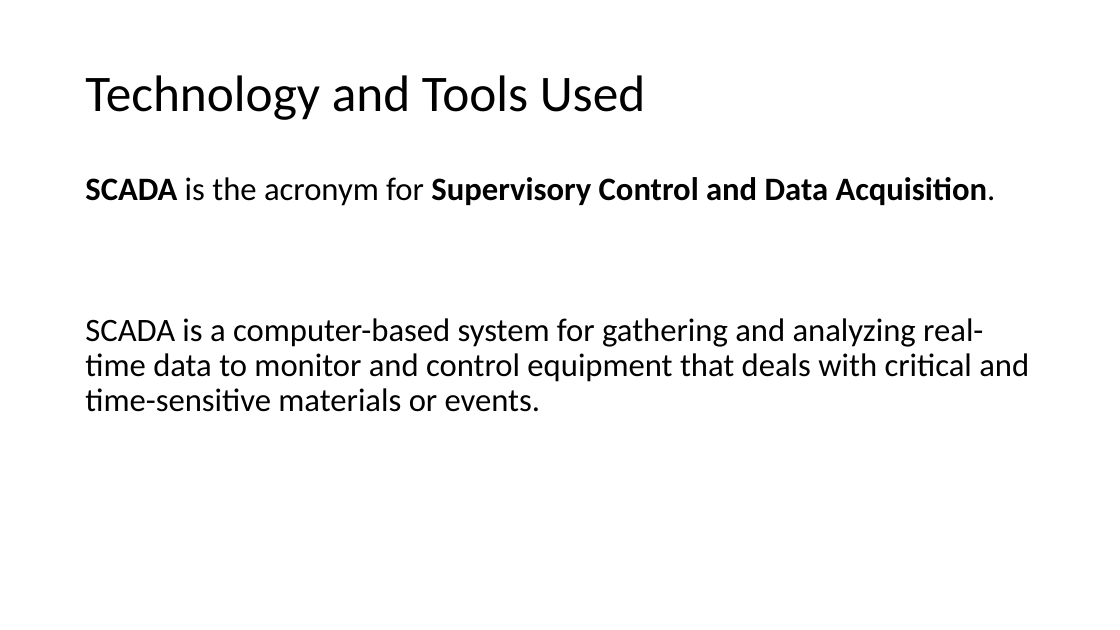
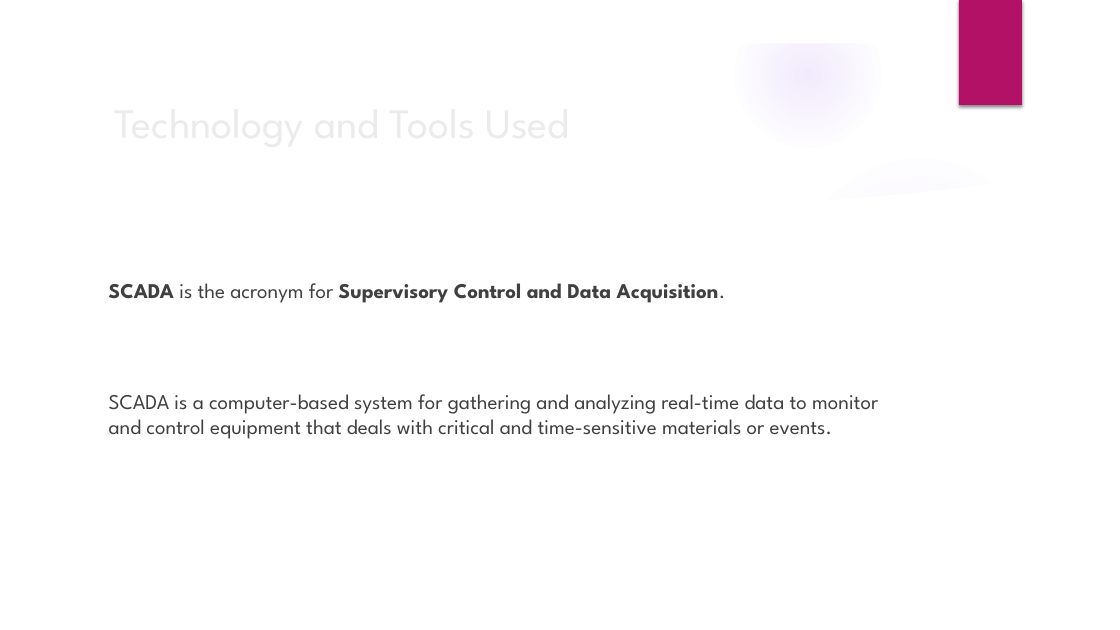
Before and after one commit to Ashwani-hub/Final-Project, a slide deck: slide 5 of Presentation.pptx. Drawn at 1120x630 pixels with LibreOffice and Linux fonts; fonts in the diff are those of the drawing; background and template pictures are left out. Boxes give left, top, right and bottom in pixels: in the first picture for what was removed or moved away, otherwise in the second. Text is boxed around its words. In the diff, an @@ line names an element or a change of style, - is before the commit and + after.

```diff
--- a/Presentation.pptx
+++ b/Presentation.pptx
@@ group added at (0, 0, 1120, 630): 4 ellipses, 3 freeform shapes @@
@@ rectangle added at (959, 0, 1022, 105), fill #B31166 @@
@@ title "Technology and Tools Used": place and size @@
-title "Technology and Tools Used" at (85, 75, 645, 120)
+title "Technology and Tools Used" at (527, 283, 562, 298)
@@ title "Technology and Tools Used" at (527, 283, 562, 298): size 44 to 36 pt, font Calibri to League Spartan, text colour #000000 to #EBEBEB; line spacing 0.9 to 1 @@
@@ text "SCADA is the acronym for ...": place and size @@
-text "SCADA is the acronym for ..." at (85, 177, 1029, 412)
+text "SCADA is the acronym for ..." at (109, 283, 878, 439)
@@ text "SCADA is the acronym for ..." at (109, 283, 878, 439): size 28 to 18 pt, font Calibri to League Spartan, text colour #000000 to #404040; line spacing 0.9 to 1 @@
```
Also in this commit, not shown: 16 other slides changed.
